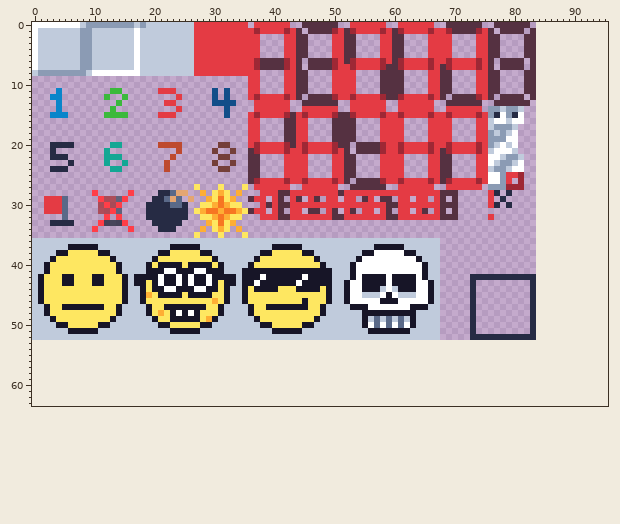
Sprite sheet -- resources/spritesheet.png. This is how it looked before the edit.
The file is 84x53 pixels. Colours within 5 levels of each other are drawn and written as one. The old version is drawn lined up with the new one, on the new canvas.
After the commit:
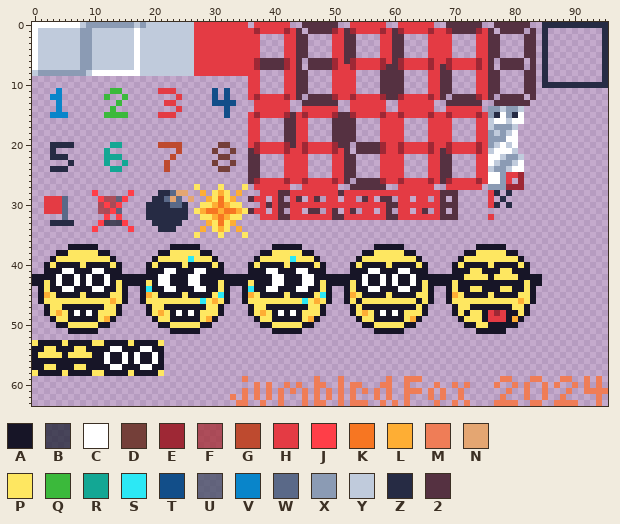
Palette (. is transparent): A #171527  B #1f2334bf  C #ffffff  D #743f39  E #9e2835  F #a52e34bf  G #be4a2f  H #e43b44  J #ff3e48  K #f77622  L #feae34  M #ef7d57  N #e4a672  P #fee761  Q #3bb93b  R #13a794  S #2ce8f5  T #124e89  U #444e64bf  V #0985ca  W #5a6988  X #8b9bb4  Y #c0cbdc  Z #262b44  2 #553141
The exact change:
canvas 84x53 -> 96x64
Changed rows in their new state; - is an unchanged pixel.
first column x 85:
 0 ZZZZZZZZZZZ
 1 Z---------Z
 2 Z---------Z
 3 Z---------Z
 4 Z---------Z
 5 Z---------Z
 6 Z---------Z
 7 Z---------Z
 8 Z---------Z
 9 Z---------Z
10 ZZZZZZZZZZZ
first column x 0:
36 ....................................................................----------------------------
37 ......-----............-----............-----............-----......------AAAAA-----------------
38 ....---------........---------........---------........--PPPPP--....----AAPPPPPAA---------------
39 ...-----------......------S----......------S----......-PPPPPPPPP-...---APPPPPPPPPA--------------
40 ..--AAAA-AAAA--....-------------....--AAAA-AAAA--....-PAAAAPAAAAP-..--APAAAAPAAAAPA-------------
41 ..-AACCAAACCAA-....-------------....---CC---CC---....-AA--AAA--AA-..--AAAPPAAAPPAAA-------------
42 A-AAC--CAC--CAA-A-----C-A--C-A----A---A-CC----C---AAA-AC--CAC--CA-AAAAAAPPPPAPPPPAAAA-----------
43 A--AC--CAC--CA--A-----C-A--C-A----A-PA--CC--ACC-P-AA-PAC--CAC--CAP-AAAPAAAAAAAAAAAPAA-----------
44 .--AACCAAACCAA--..-S-------------..-S--CCAAACC----..-PA-CCAAACC-AP-.-APAAPPAAAPPAAPA------------
45 .-L-AAAA-AAAA---..-------------S-..-L-AAAA-AAAA-S-..-LPAAAAPAAAAPP-.-ALPAAAAPAAAAPPA------------
46 .------------L--..----------S----..----------S-L--..-PAPPPPPPPPPAP-.-APPPPPPPPPPPLPA------------
47 ..-------------....-------------....-------------....-P-AAAAAAA-P-..--APPAAAAAAAPPA.------------
48 ..--L-ACACA----....-------------....--L-ACACA----....APLP-C-C-PPPA..--APAPPAHEHAAPA.------------
49 ...---AAAAA-L-......-----------......---AAAAA-L-......APPAAAAAPLA...---APPPAHHHALA-.------------
50 ....---------........---------........---------........-APPPPPA-....----AAPPAAAAA--.------------
51 ......-----............-----............-----............-----......-----.AAAAA----.------------
52 ....................................................................-----...........------------
53 PAAAAPAAAAPPAAAAPAAAAP--------------------------------------------------------------------------
54 AAPPAAAPPAAAACCAAACCAA--------------------------------------------------------------------------
55 APPPPAPPPPAACAACACAACA--------------------------------------------------------------------------
56 AAAAAAAAAAAACAACACAACA--------------------------------------------------------------------------
57 AAPPAAAPPAAAACCAAACCAA--------------------------------------------------------------------------
58 PAAAAPAAAAPPAAAAPAAAAP--------------------------------------------------------------------------
59 -----------------------------------M-----------M---M-------M--MMM-------------MM---MM---MM--M-M-
60 -------------------------------------M-M--M-M--MM--M-MM---MM--M----M--M-M----M--M-M--M-M--M-M-M-
61 -----------------------------------M-M-M-M-M-M-M-M-M-M-M-M-M--MMM-M-M--M-------M--M--M---M--MMMM
62 ---------------------------------M-M-M-M-M---M-M-M-M-M---M-M--M---M-M--M------M---M--M--M-----M-
63 ----------------------------------MM--M--M---M-MM--M-MMM--M-M-M----M--M-M----MMMM--MM--MMMM---M-
Changed places in both pictures, as pixel boxes (x1, y1, x2, y2):
added: (542, 22, 608, 88)
changed: (32, 238, 542, 376)
added: (230, 376, 608, 406)
